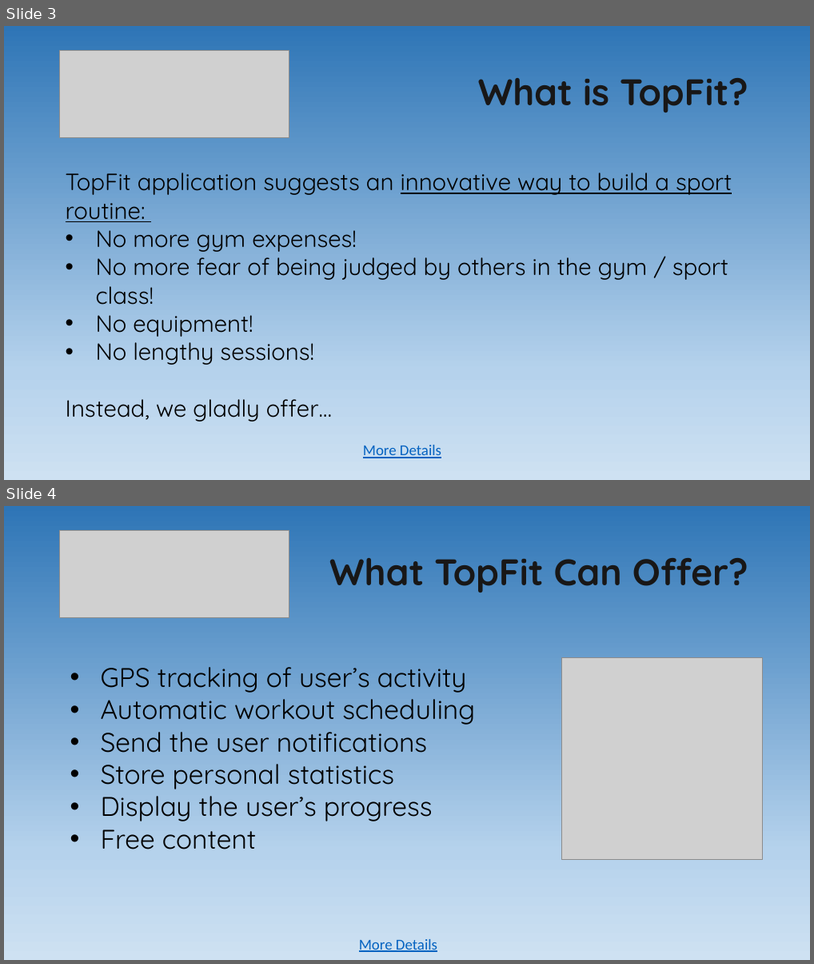
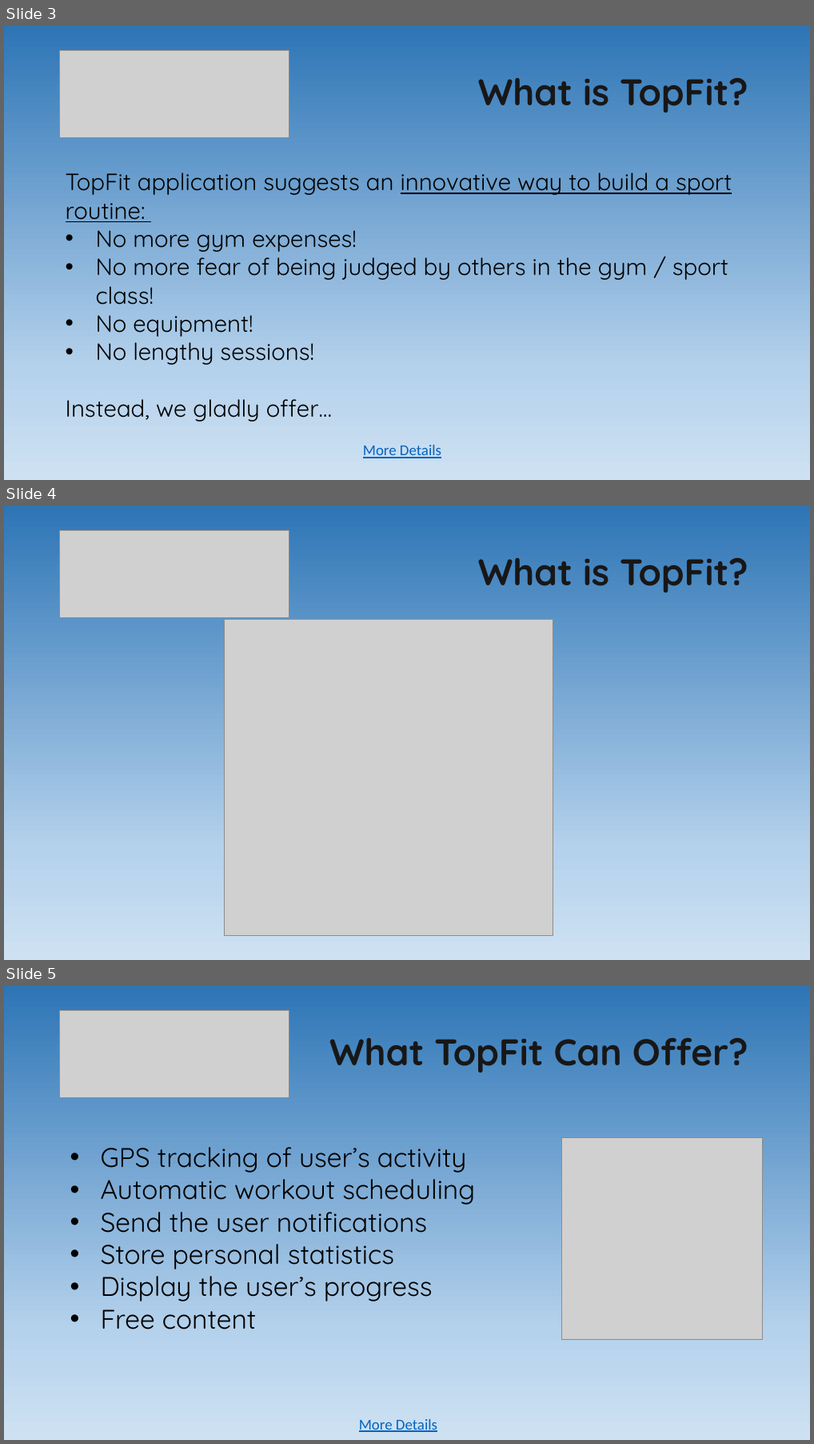
Before and after one commit to NadiaMok/capstone, a slide deck: FinalPresentation/F19_T27_Final_Presentation.pptx. Shown one above the other, each under a label of ours: slides 3 and 4 before the commit, slides 3, 4 and 5 after it. The pictures are 814x964 and 814x1444 pixels, drawn with LibreOffice and Linux fonts; fonts in the diff are those of the drawing; grey boxes stand for pictures. Boxes give left, top, right and bottom in pixels: in the first picture for what was removed or moved away, otherwise in the second. Text is boxed around its words. In the diff, an @@ line names an element or a change of style, - is before the commit and + after.

```diff
--- a/FinalPresentation/F19_T27_Final_Presentation.pptx
+++ b/FinalPresentation/F19_T27_Final_Presentation.pptx
@@ slide 4 added at box(4, 506, 810, 960), background gradient #F7FAFD to #2E75B6 to #B5D2EC to #CEE1F2 @@
@@ picture added at box(60, 530, 289, 618) @@
@@ title added at box(478, 558, 749, 592), 44 pt, text #181717, bold @@
+What is TopFit?
@@ picture added at box(225, 619, 554, 936) @@
@@ what was slide 4 is now slide 5 @@
```
Also in this commit, not shown: 1 other file.
